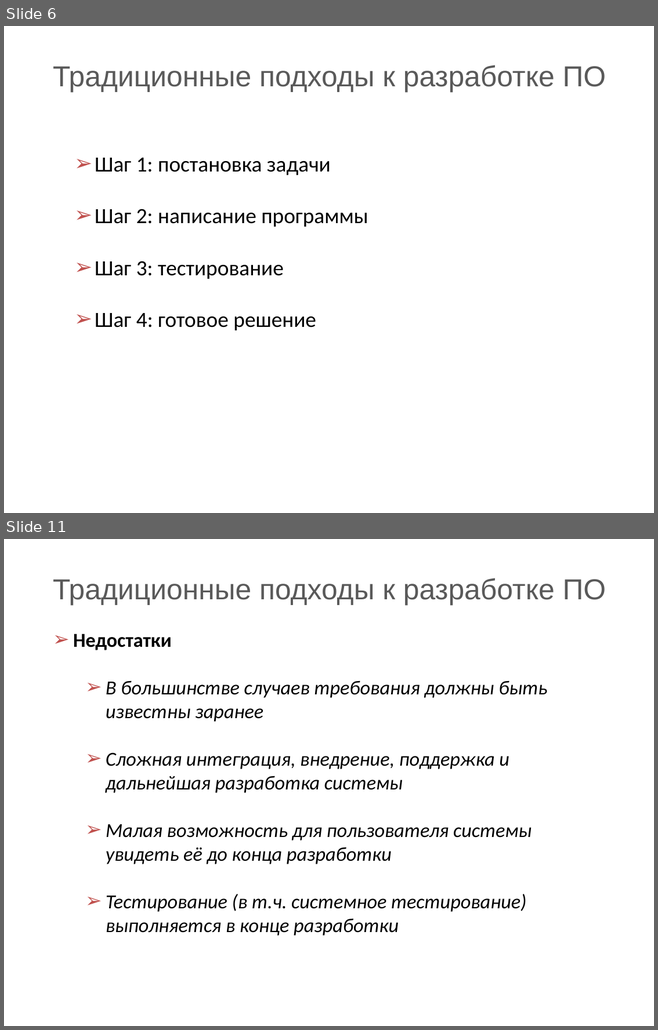
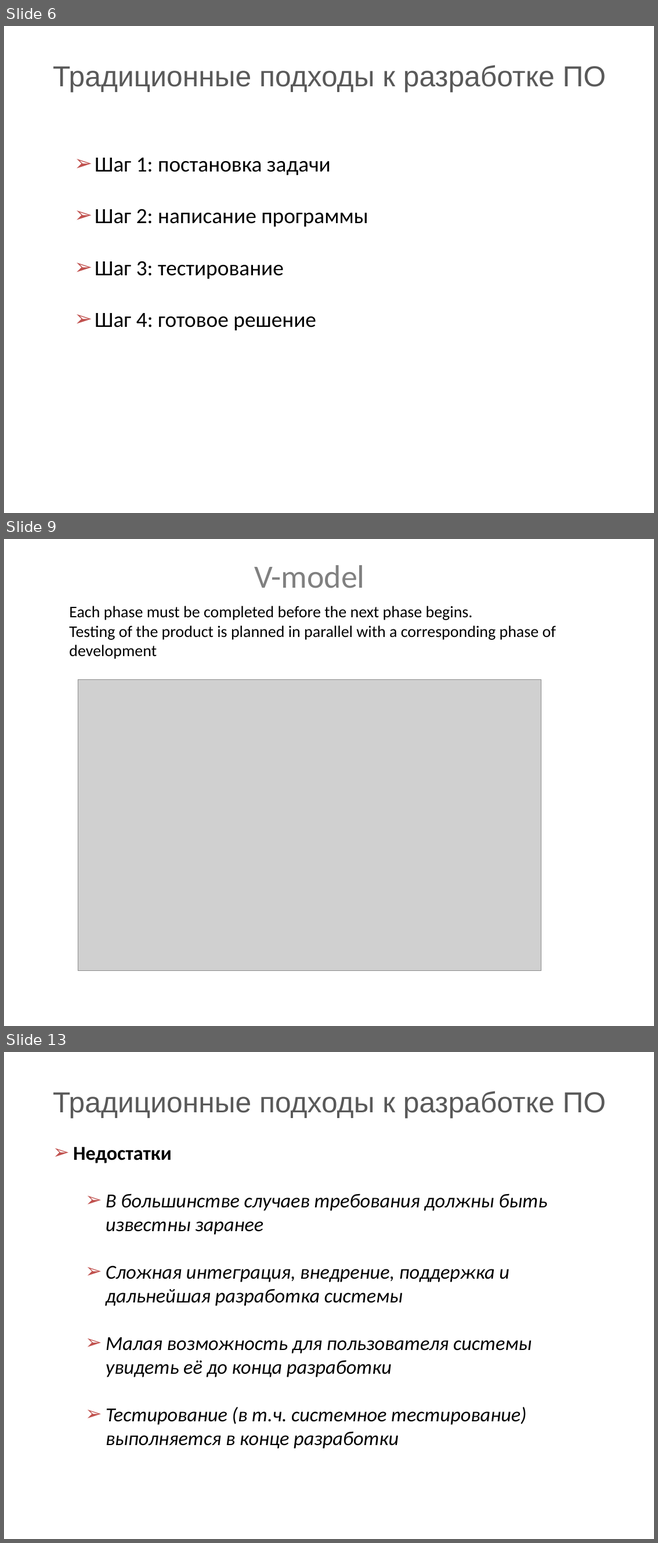
Before and after one commit to BigRacer/swtesting, a slide deck: 6.SDLC/SDLC models.pptx. Shown one above the other, each under a label of ours: slides 6 and 11 before the commit, slides 6, 9 and 13 after it; the slides between them are not shown. The pictures are 658x1030 and 658x1543 pixels, drawn with LibreOffice and Linux fonts; fonts in the diff are those of the drawing; grey boxes stand for pictures; background and template pictures are left out. Boxes give left, top, right and bottom in pixels: in the first picture for what was removed or moved away, otherwise in the second. Text is boxed around its words. In the diff, an @@ line names an element or a change of style, - is before the commit and + after.

Commit message:
Refactoring of SDLC models.pptx

```diff
--- a/6.SDLC/SDLC models.pptx
+++ b/6.SDLC/SDLC models.pptx
@@ slide 9 added at bbox=[4, 539, 654, 1026], background picture (left out) @@
@@ text added at bbox=[254, 565, 364, 588], 36 pt, text #808080 @@
+V-model
@@ text added at bbox=[69, 606, 556, 659], 18 pt, text #000000 @@
+Each phase must be completed before the next phase begins.
+Testing of the product is planned in parallel with a corresponding phase of development
@@ picture added at bbox=[78, 679, 540, 971] @@
@@ what was slide 11 is now slide 13 @@
```
Also in this commit, not shown: 6 slides changed, 3 other slides added, 2 slides removed.
